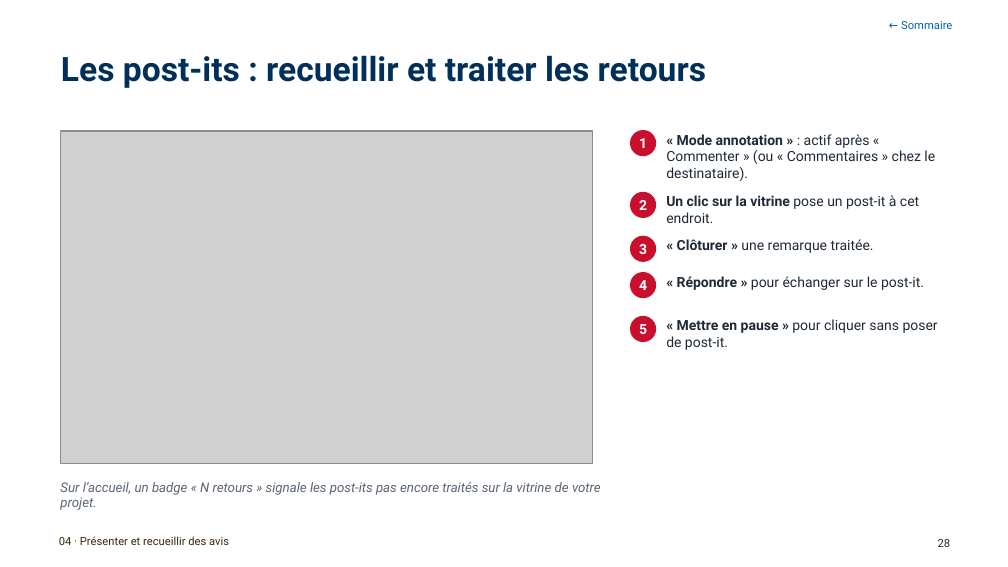
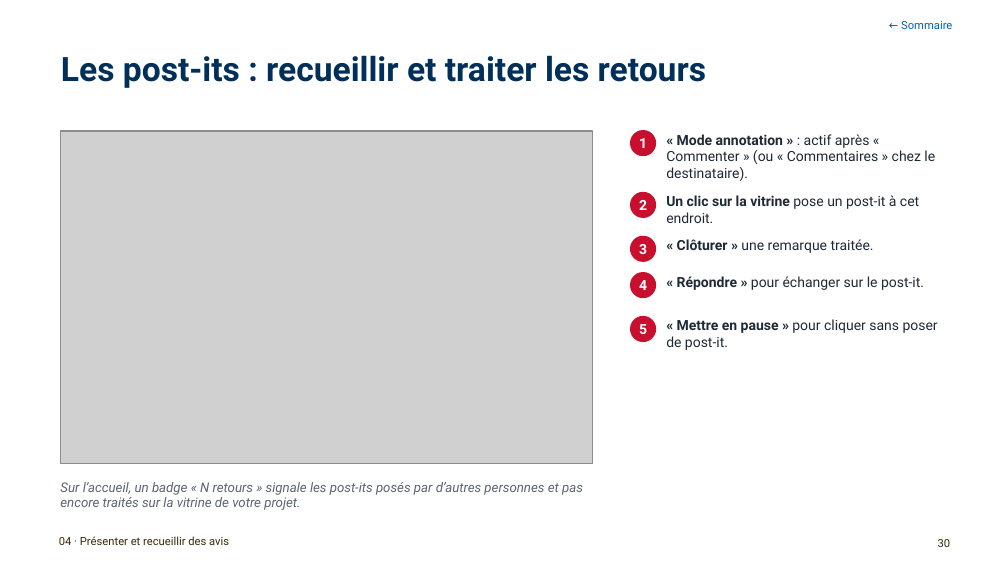
Before and after one commit to antoinelmariel-ux/ProjectNavigator, a slide deck: slide 30 of docs/Manuel_Project_Navigator_chef_de_projet.pptx (slide 28 before the commit). Drawn at 1008x567 pixels with LibreOffice and Linux fonts; fonts in the diff are those of the drawing; grey boxes stand for pictures; background and template pictures are left out. Boxes give left, top, right and bottom in pixels: in the first picture for what was removed or moved away, otherwise in the second. Text is boxed around its words. In the diff, an @@ line names an element or a change of style, - is before the commit and + after.

```diff
--- a/docs/Manuel_Project_Navigator_chef_de_projet.pptx
+++ b/docs/Manuel_Project_Navigator_chef_de_projet.pptx
@@ text at (60,482,583,510): text changed @@
-Sur l’accueil, un badge « N retours » signale les post-its pas encore traités sur la vitrine de votre projet.
+Sur l’accueil, un badge « N retours » signale les post-its posés par d’autres personnes et pas encore traités sur la vitrine de votre projet.
@@ page number at (938,539,951,547): text changed @@
-28
+30
```
Also in this commit, not shown: 24 other slides changed, 3 slides added, 3 other files.
